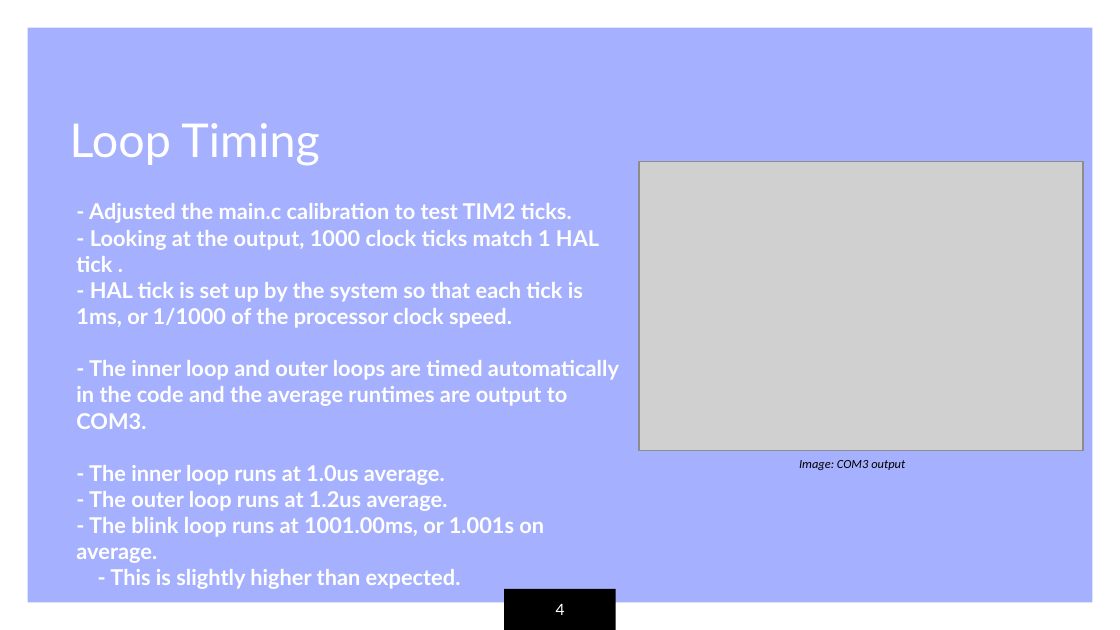
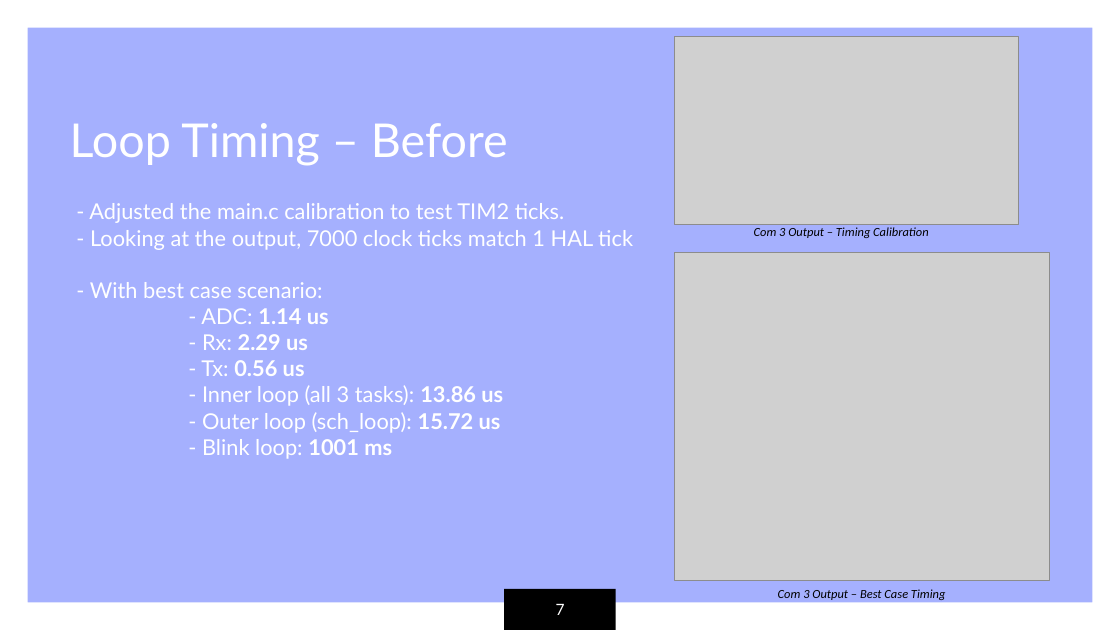
Before and after one commit to outlawkylie/CpE5170, a slide deck: slide 7 of 2.24.21 Lab 1 Update.pptx (slide 4 before the commit). Drawn at 1120x630 pixels with LibreOffice and Linux fonts; fonts in the diff are those of the drawing; grey boxes stand for pictures. Boxes give left, top, right and bottom in pixels: in the first picture for what was removed or moved away, otherwise in the second. Text is boxed around its words. In the diff, an @@ line names an element or a change of style, - is before the commit and + after.

Commit message:
ppt update

```diff
--- a/2.24.21 Lab 1 Update.pptx
+++ b/2.24.21 Lab 1 Update.pptx
@@ picture added at [674,37,1018,224] @@
@@ title at [70,123,508,166]: text changed @@
-Loop Timing
+Loop Timing – Before
@@ picture removed at [640,161,1083,450] @@
@@ text at [89,203,564,223]: bold off in "- Adjusted the main.c calibration to test ..." @@
@@ text at [90,230,633,459]: text changed; bold off @@
-- Looking at the output, 1000 clock ticks match 1 HAL tick .
-      - HAL tick is set up by the system so that each tick is 1ms, or 1/1000 of the processor clock speed.
-- The inner loop and outer loops are timed automatically in the code and the average runtimes are output to COM3.
-- The inner loop runs at 1.0us average.
-- The outer loop runs at 1.2us average.
-- The blink loop runs at 1001.00ms, or 1.001s on average.
-- This is slightly higher than expected.
+- Looking at the output, 7000 clock ticks match 1 HAL tick
+- With best case scenario:
+- ADC: 1.14 us
+- Rx: 2.29 us
+- Tx: 0.56 us
+- Inner loop (all 3 tasks): 13.86 us
+- Outer loop (sch_loop): 15.72 us
+- Blink loop: 1001 ms
@@ text at [754,227,928,238]: text changed @@
-Image: COM3 output
+Com 3 Output – Timing Calibration
@@ picture added at [674,253,1048,581] @@
@@ text added at [778,589,945,600], 8 pt, text #000000, italic @@
+Com 3 Output – Best Case Timing
@@ page number at [556,604,565,615]: text changed @@
-4
+7
```
Also in this commit, not shown: 3 other slides changed, 5 slides added, 1 slide removed, 1 other file.
